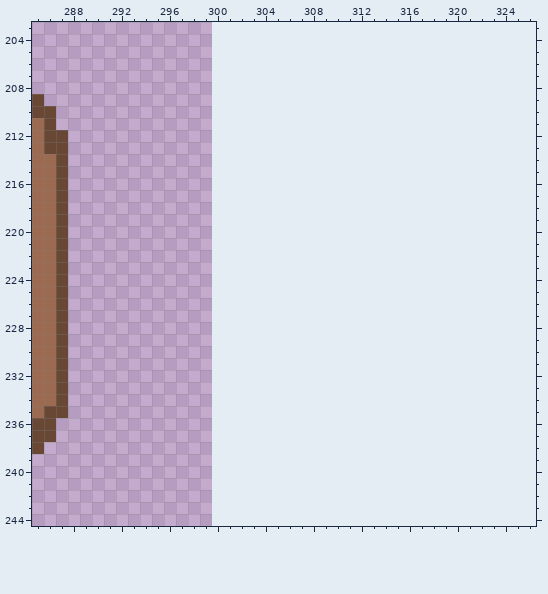
Pixel-art file: assets/tilesets/military_tileset.ase. Above is the file before it was changed.
300x300 pixels, 1 frame. Colours within 5 levels of each other are drawn and written as one. Shown: x 285..326, y 203..244. The old version is drawn lined up with the new one, on the new canvas.
The same view after the edit:
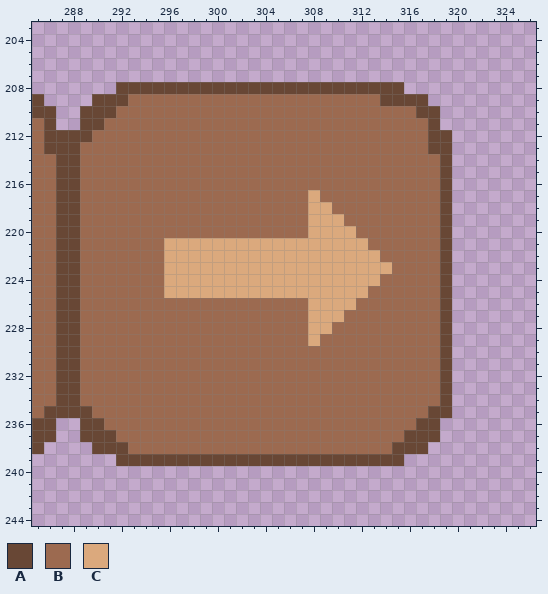
Palette (. is transparent): A #684735  B #9c6a50  C #dba97d
Changes in this commit:
canvas 300x300 -> 600x300
The edit adds colour A in row 208 at x 292 to 315; in row 209 at x 290 to 292 and 314 to 317; in row 210 at x 289 to 291 and 317 to 318; in row 211 at x 289 to 290 and 318; in row 212 at x 288 to 289 and 318 to 319; in row 213 at x 288 and 318 to 319.
The edit adds colour A in rows 214 to 234 at x 288 and 319; in row 235 at x 288 to 289 and 318 to 319; in row 236 at x 289 to 290 and 317 to 318; in row 237 at x 289 to 291 and 316 to 318; in row 238 at x 290 to 292 and 315 to 317; in row 239 at x 292 to 315.
The edit adds colour B in row 209 at x 293 to 313; in row 210 at x 292 to 316; in row 211 at x 291 to 317; in row 212 at x 290 to 317; in row 213 at x 289 to 317; in rows 214 to 216 at x 289 to 318.
The edit adds colour B in row 217 at x 289 to 307 and 309 to 318; in row 218 at x 289 to 307 and 310 to 318; in row 219 at x 289 to 307 and 311 to 318; in row 220 at x 289 to 307 and 312 to 318; in row 221 at x 289 to 295 and 313 to 318; in row 222 at x 289 to 295 and 314 to 318.
The edit adds colour B in row 223 at x 289 to 295 and 315 to 318; in row 224 at x 289 to 295 and 314 to 318; in row 225 at x 289 to 295 and 313 to 318; in row 226 at x 289 to 307 and 312 to 318; in row 227 at x 289 to 307 and 311 to 318; in row 228 at x 289 to 307 and 310 to 318.
The edit adds colour B in row 229 at x 289 to 307 and 309 to 318; in rows 230 to 234 at x 289 to 318; in row 235 at x 290 to 317; in row 236 at x 291 to 316; in row 237 at x 292 to 315; in row 238 at x 293 to 314.
The edit adds colour C in row 217 at x 308; in row 218 at x 308 to 309; in row 219 at x 308 to 310; in row 220 at x 308 to 311; in row 221 at x 296 to 312; in row 222 at x 296 to 313.
The edit adds colour C in row 223 at x 296 to 314; in row 224 at x 296 to 313; in row 225 at x 296 to 312; in row 226 at x 308 to 311; in row 227 at x 308 to 310; in row 228 at x 308 to 309.
The edit adds colour C in row 229 at x 308.
Pixel boxes of the changes (left, top, right, bottom) in both pictures:
added: (68, 82, 452, 466)
